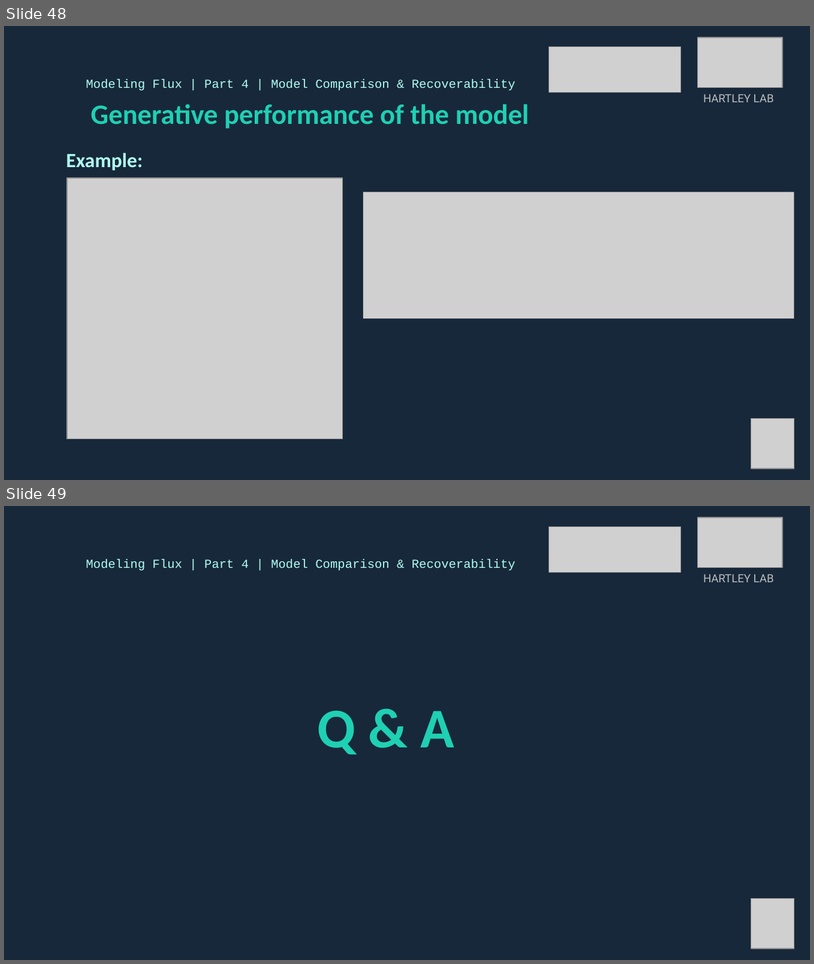
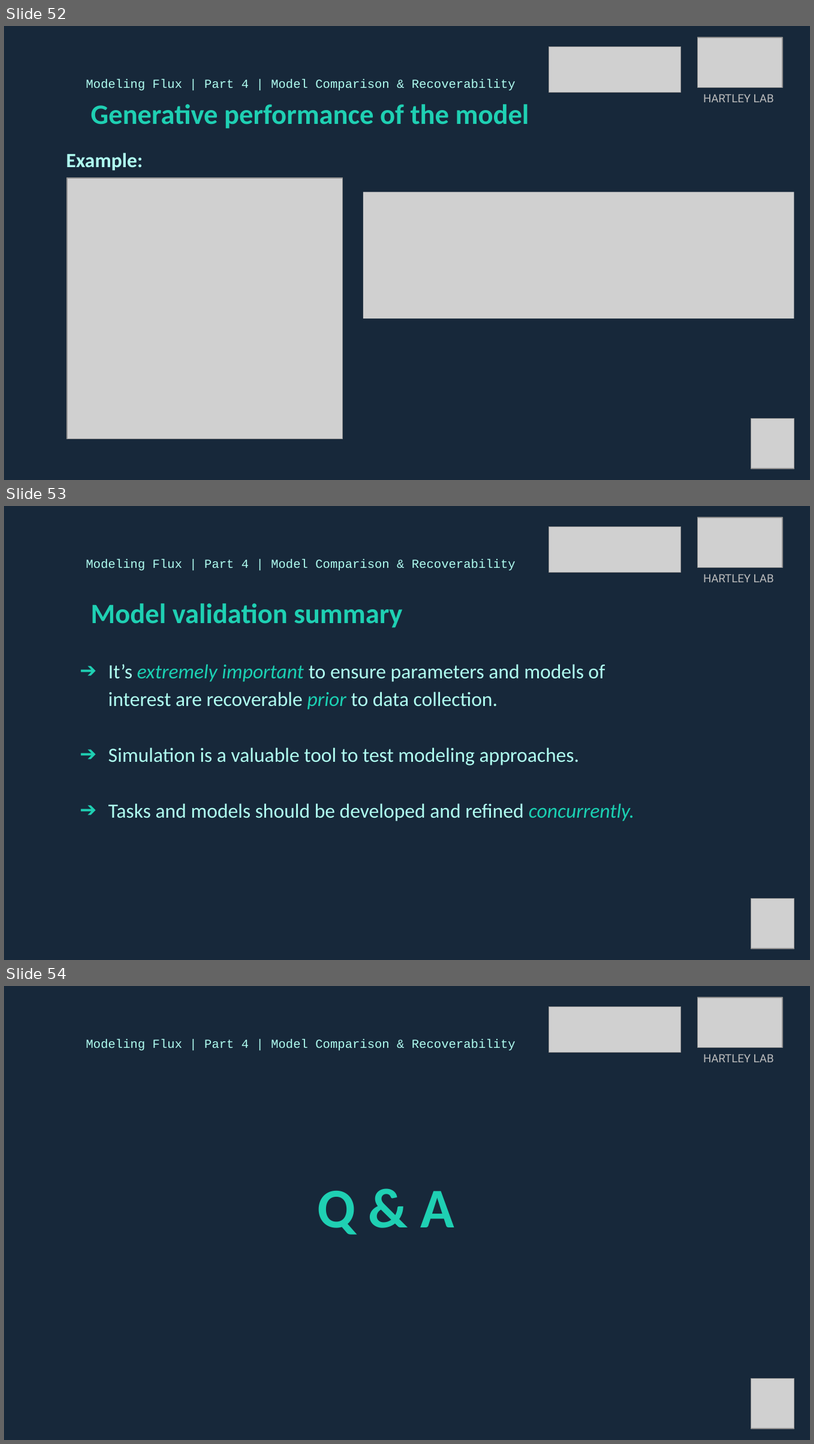
Before and after one commit to DevComPsy/2021FluxCompModellingWorkshop, a slide deck: SectionD/Flux_GroupD_combined.pptx. Shown one above the other, each under a label of ours: slides 48 and 49 before the commit, slides 52, 53 and 54 after it. The pictures are 814x964 and 814x1444 pixels, drawn with LibreOffice and Linux fonts; fonts in the diff are those of the drawing; grey boxes stand for pictures. Boxes give left, top, right and bottom in pixels: in the first picture for what was removed or moved away, otherwise in the second. Text is boxed around its words. In the diff, an @@ line names an element or a change of style, - is before the commit and + after.

```diff
--- a/SectionD/Flux_GroupD_combined.pptx
+++ b/SectionD/Flux_GroupD_combined.pptx
@@ slide 53 added at (4,506,810,960), background #17283A @@
@@ picture added at (698,517,783,567) @@
@@ picture added at (549,527,681,573) @@
@@ text added at (86,559,516,571), 11 pt, text #B0FEF1 @@
+Modeling Flux | Part 4 | Model Comparison & Recoverability
@@ text added at (704,574,774,582), 10 pt, text #BDBDBD @@
+HARTLEY LAB
@@ text added at (91,603,402,628), 25 pt, text #1FD0B3, bold @@
+Model validation summary
@@ text added at (108,664,635,821), 18 pt, text #B0FEF1 @@
+➔ It’s extremely important to ensure parameters and models of interest are recoverable prior to data collection.
+➔ Simulation is a valuable tool to test modeling approaches.
+➔ Tasks and models should be developed and refined concurrently.
@@ picture added at (752,898,794,948) @@
@@ what was slide 48 is now slide 52 @@
@@ what was slide 49 is now slide 54 @@
```
Also in this commit, not shown: 5 slides changed, 4 other slides added, 3 other files.
